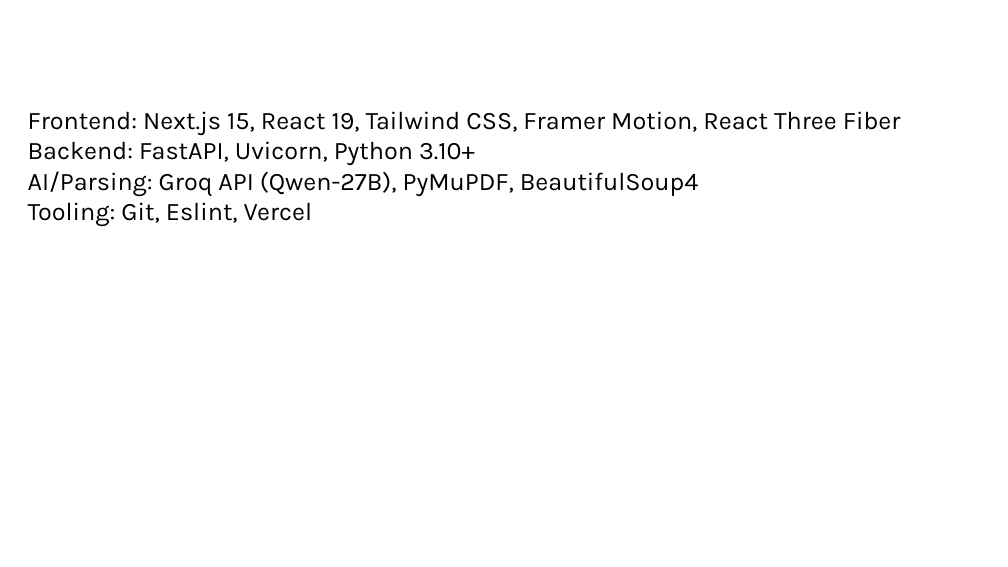
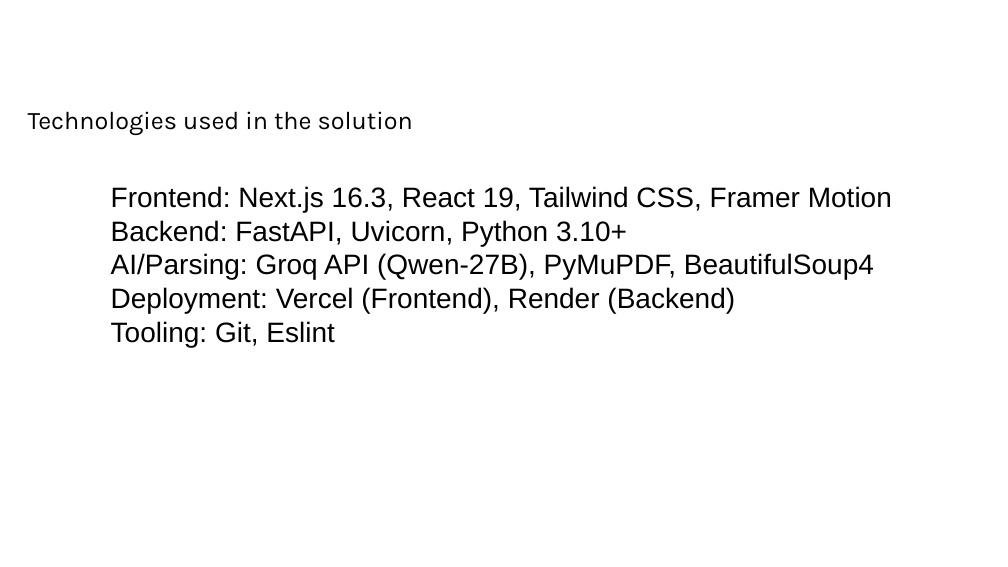
Before and after one commit to Abhi666-max/OmniSpec, a slide deck: slide 9 of Final_OmniSpec_Presentation.pptx (slide 10 before the commit). Drawn at 1008x567 pixels with LibreOffice and Linux fonts; fonts in the diff are those of the drawing; background and template pictures are left out. Boxes give left, top, right and bottom in pixels: in the first picture for what was removed or moved away, otherwise in the second. Text is boxed around its words. In the diff, an @@ line names an element or a change of style, - is before the commit and + after.

Commit message:
Final Presentation Polish: Removed guidelines, fixed image alignment, inserted Vercel URL, populated all blank slides

```diff
--- a/Final_OmniSpec_Presentation.pptx
+++ b/Final_OmniSpec_Presentation.pptx
@@ text at (x1=28, y1=111, x2=413, y2=136): text changed @@
-Frontend: Next.js 15, React 19, Tailwind CSS, Framer Motion, React Three Fiber
-Backend: FastAPI, Uvicorn, Python 3.10+
-AI/Parsing: Groq API (Qwen-27B), PyMuPDF, BeautifulSoup4
-Tooling: Git, Eslint, Vercel
+Technologies used in the solution
@@ text added at (x1=111, y1=186, x2=892, y2=347), 20 pt, text #000000 @@
+Frontend: Next.js 16.3, React 19, Tailwind CSS, Framer Motion
+Backend: FastAPI, Uvicorn, Python 3.10+
+AI/Parsing: Groq API (Qwen-27B), PyMuPDF, BeautifulSoup4
+Deployment: Vercel (Frontend), Render (Backend)
+Tooling: Git, Eslint
```
Also in this commit, not shown: 11 other slides changed, 1 slide removed, 2 other files.
